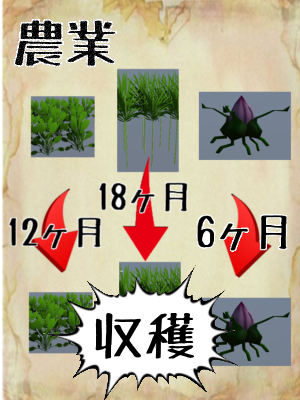
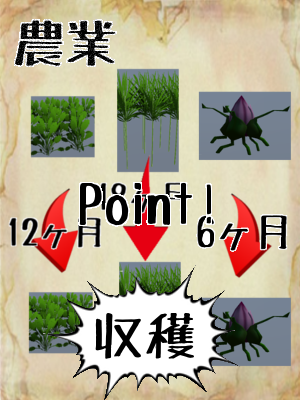
The second 300px x 400px image is a revision of the first. Changes to its layers:
renamed "freefont_logo_TanukiMagic (3).png" to "freefont_logo_TanukiMagic (5).png", moved it above "貼り付けられたレイヤー#7", painted on it over (40, 154, 216, 261)
removed layer "freefont_logo_TanukiMagic (4).png" over (196, 213, 235, 253)
painted on "freefont_logo_TanukiMagic (2).png" over (98, 154, 260, 253)
removed layer "貼り付けられたレイヤー#6" over (122, 172, 169, 262)
removed layer "貼り付けられたレイヤー#5" over (221, 194, 235, 274)
painted on "貼り付けられたレイヤー#4" over (122, 154, 260, 279)
removed layer "貼り付けられたレイヤー#3" over (28, 291, 89, 354)
removed layer "貼り付けられたレイヤー#2" over (118, 261, 179, 263)
removed layer "貼り付けられたレイヤー#1" over (198, 297, 259, 367)
removed layer "紅イモ.png" over (198, 91, 260, 161)
removed layer "サトウキビ畑.png" over (116, 68, 179, 173)
painted on "tabako.png" over (28, 68, 292, 367)
painted on "貼り付けられたレイヤー" over (0, 0, 293, 400)
